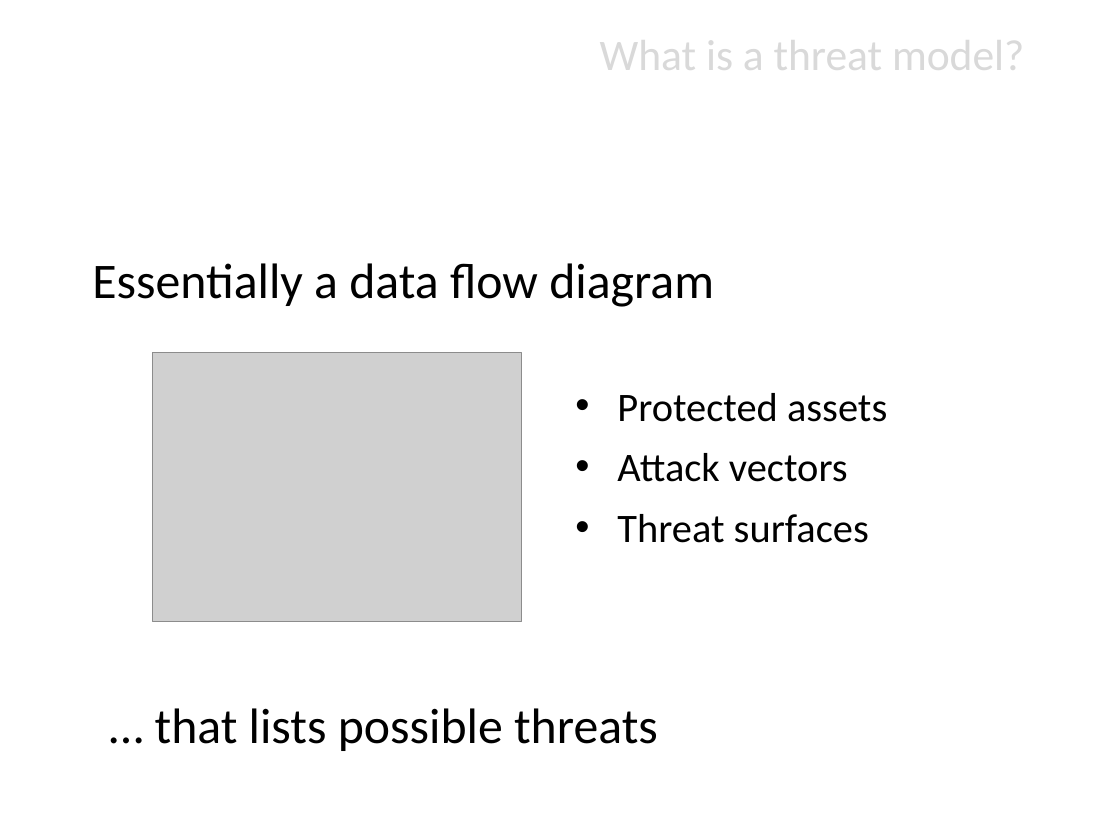
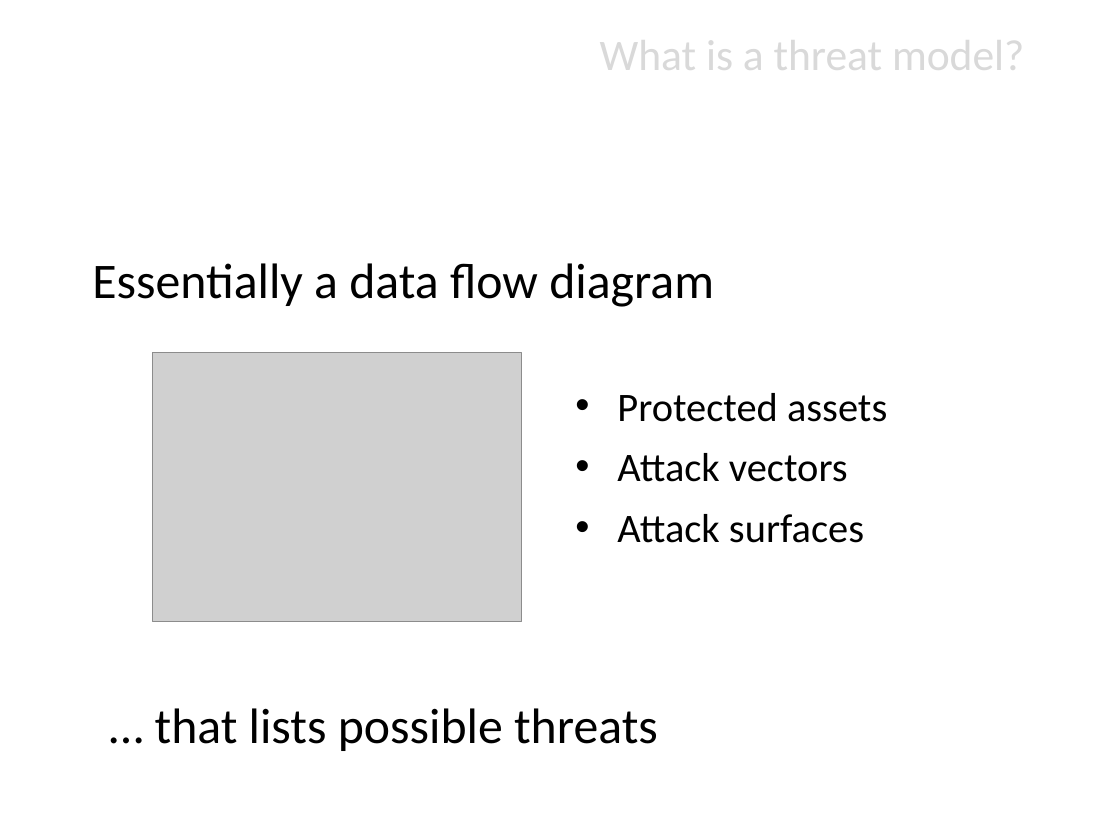
Before and after one commit to jgadsden/owasp-threat-dragon-models, a slide deck: slide 5 of OWASP_short_introduction_threat_modeling.odp. Drawn at 1120x840 pixels with LibreOffice and Linux fonts; fonts in the diff are those of the drawing; grey boxes stand for pictures; background and template pictures are left out. Boxes give left, top, right and bottom in pixels: in the first picture for what was removed or moved away, otherwise in the second. Text is boxed around its words. In the diff, an @@ line names an element or a change of style, - is before the commit and + after.

```diff
--- a/OWASP_short_introduction_threat_modeling.odp
+++ b/OWASP_short_introduction_threat_modeling.odp
@@ text at [617, 514, 864, 543]: text changed @@
-• Threat surfaces
+• Attack surfaces
```
Also in this commit, not shown: 2 other slides changed, 3 slides added.
